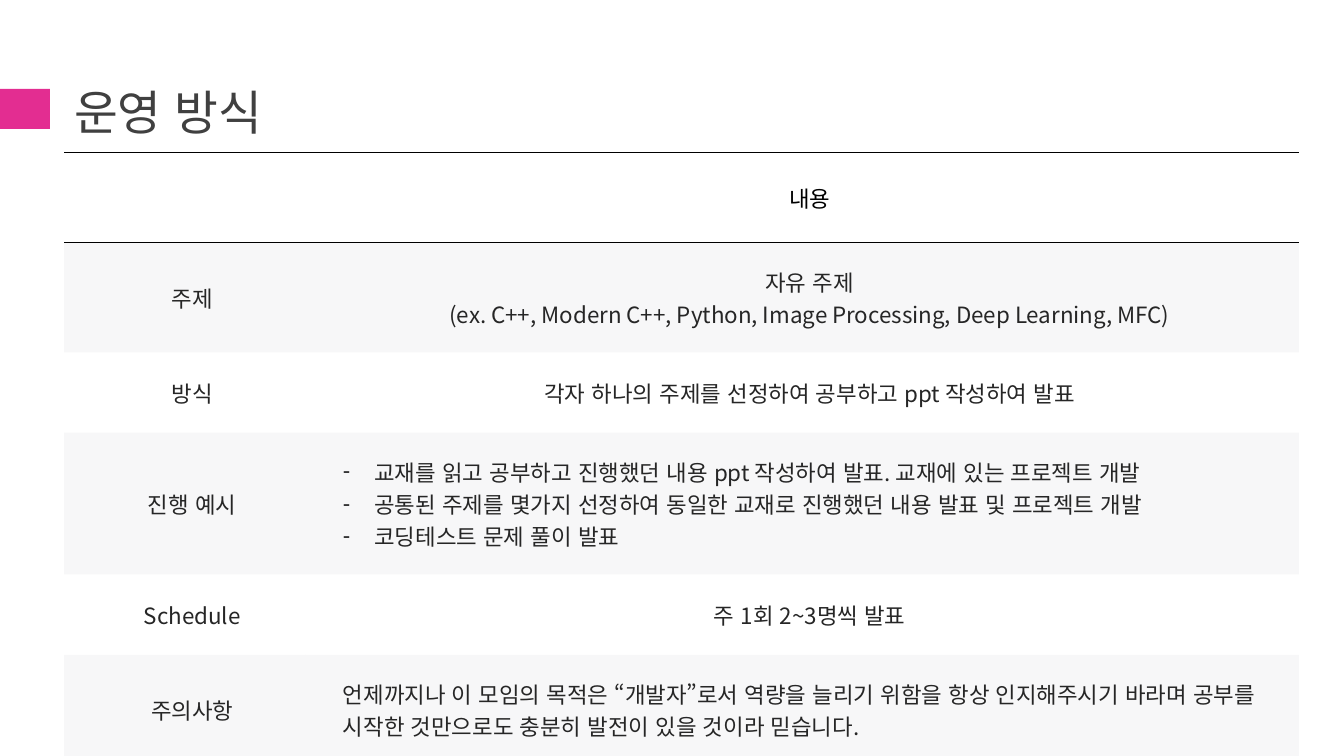
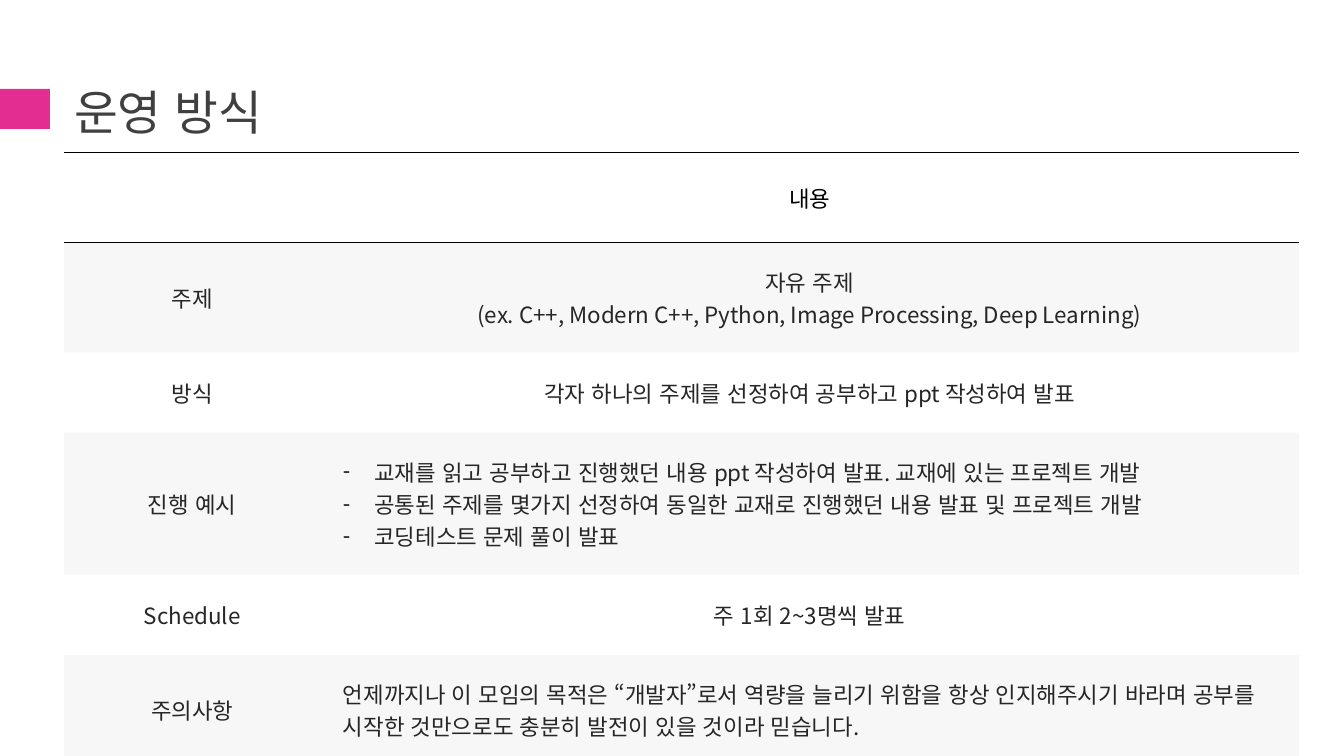
Before and after one commit to chaehanbyul/ModernCpp, a slide deck: slide 3 of 1st/[ModernCpp]1st.pptx. Drawn at 1344x756 pixels with LibreOffice and Linux fonts; fonts in the diff are those of the drawing. Boxes give left, top, right and bottom in pixels: in the first picture for what was removed or moved away, otherwise in the second. Text is boxed around its words. In the diff, an @@ line names an element or a change of style, - is before the commit and + after.

```diff
--- a/1st/[ModernCpp]1st.pptx
+++ b/1st/[ModernCpp]1st.pptx
@@ table at [65,152,1300,747] @@
-row 2, column 2: 자유 주제 (ex. C++, Modern C++, Python, Image Processing, Deep Learning, MFC)
+row 2, column 2: 자유 주제 (ex. C++, Modern C++, Python, Image Processing, Deep Learning)
```
